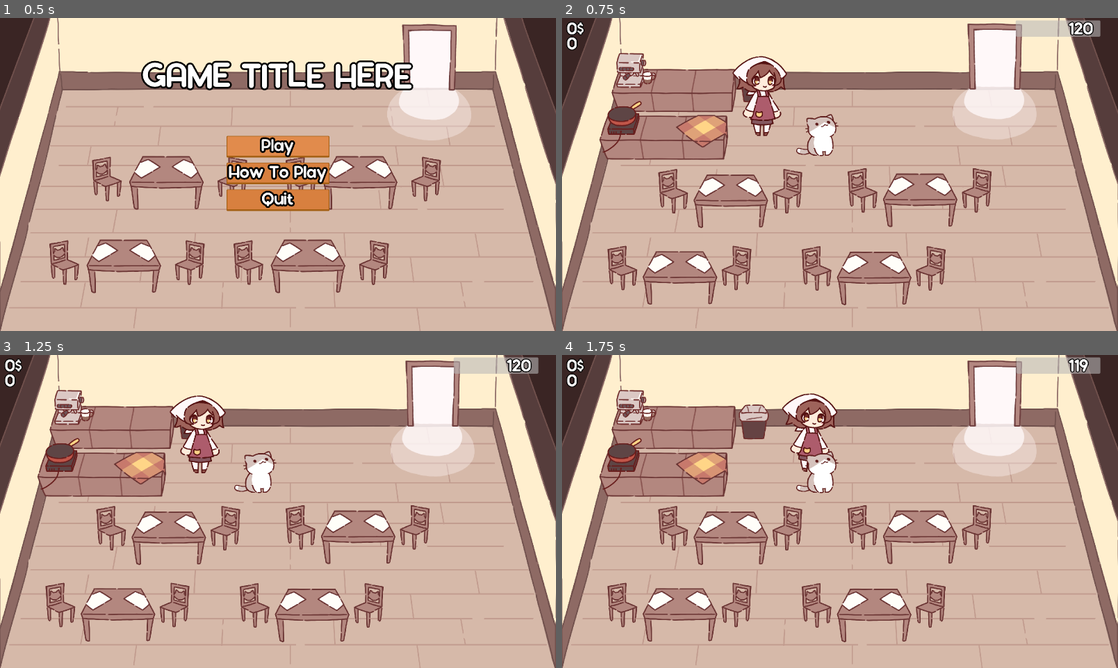
Above: before the commit, frames 1-4 (two rows, left to right).
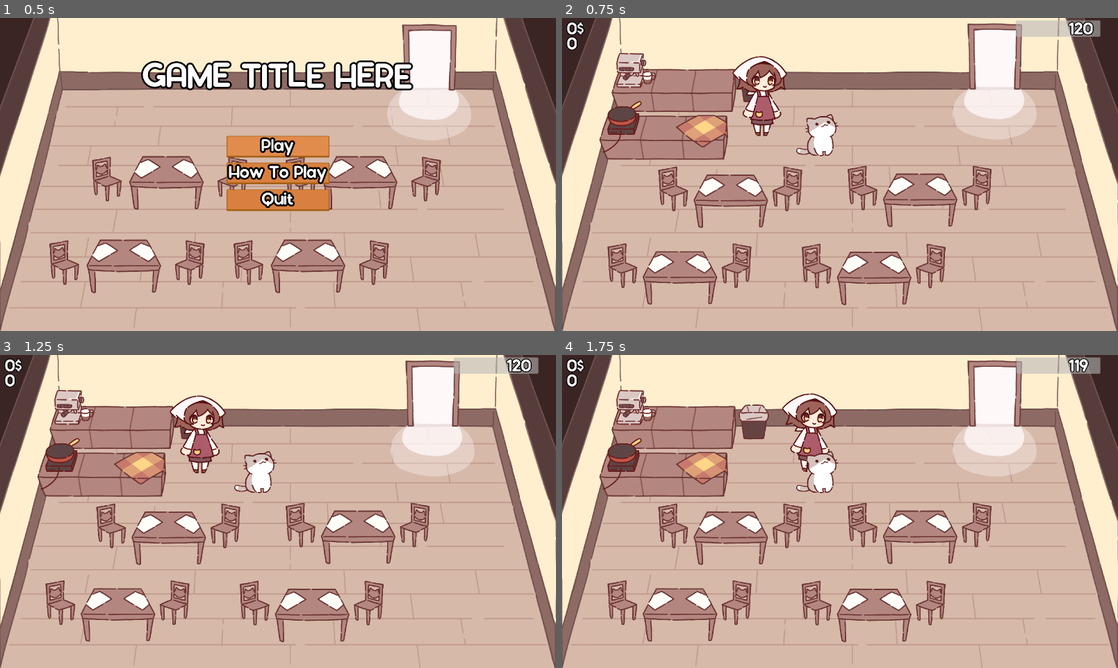
Above: after the commit, the same moments.

Repository: NuTrynity/Little-Cat-Cafe
Game: Godot game, scene res://Nodes/UI/main_menu.tscn
Two runs of this game, one before a commit and one after it. Both use one fixed random seed, a clock stepped at 60 frames per second and the inputs below.
Inputs:
- Up to frame 1 (0.5 s): no input
- Up to frame 2 (0.75 s): click "Play" at 0.5 s
- Up to frame 3 (1.25 s): no input
- Up to frame 4 (1.75 s): hold Right (move_right) from 1.28 s (still down); hold E (interact) from 1.28 s (still down)

Frame 1 is identical in both runs. In frame 2, 2.0% of the frame differs, in the area x 8-78%, y 47-88%; in frame 3, 2.0%; in frame 4, 2.0%.

Commit message:
reworked npc ai

Diff:
--- a/Nodes/CharacterNodes/cat.tscn
+++ b/Nodes/CharacterNodes/cat.tscn
@@ -1,7 +1,9 @@
-[gd_scene load_steps=4 format=3 uid="uid://p8f1yfir4e6i"]
+[gd_scene load_steps=6 format=3 uid="uid://p8f1yfir4e6i"]
 
 [ext_resource type="Script" path="res://Scripts/CharacterScripts/Cat.gd" id="1_g66q0"]
 [ext_resource type="Texture2D" uid="uid://bkkq5gfpken81" path="res://Sprites/placeholder sprites/cat.png" id="2_o7gnp"]
+[ext_resource type="PackedScene" uid="uid://djyfyi0mu4m38" path="res://Nodes/Components/ai_movement.tscn" id="3_ogy68"]
+[ext_resource type="Script" path="res://Scripts/CharacterScripts/cat_ai_movement.gd" id="4_mdvj5"]
 
 [sub_resource type="CapsuleShape2D" id="CapsuleShape2D_e0frg"]
 radius = 49.0
@@ -19,3 +21,7 @@
 [node name="CollisionShape2D" type="CollisionShape2D" parent="."]
 position = Vector2(2, -79)
 shape = SubResource("CapsuleShape2D_e0frg")
+
+[node name="AiMovement" parent="." instance=ExtResource("3_ogy68")]
+script = ExtResource("4_mdvj5")
+cat_speed = 150
--- a/Nodes/CharacterNodes/npc.tscn
+++ b/Nodes/CharacterNodes/npc.tscn
@@ -1,10 +1,11 @@
-[gd_scene load_steps=11 format=3 uid="uid://c4hs18f7bfaew"]
+[gd_scene load_steps=12 format=3 uid="uid://c4hs18f7bfaew"]
 
 [ext_resource type="Script" path="res://Scripts/CharacterScripts/NPC.gd" id="1_33mn1"]
 [ext_resource type="Resource" uid="uid://bgrjpjih4rwxy" path="res://CustomResources/PlayerMeal.tres" id="2_b2qht"]
 [ext_resource type="PackedScene" uid="uid://djyfyi0mu4m38" path="res://Nodes/Components/ai_movement.tscn" id="4_d7kkh"]
 [ext_resource type="PackedScene" uid="uid://838dejx73cqo" path="res://Nodes/Components/interation_area.tscn" id="4_h15ne"]
 [ext_resource type="PackedScene" uid="uid://c88ge1qvc6a8w" path="res://Nodes/CharacterNodes/npc_skin.tscn" id="6_axvpr"]
+[ext_resource type="Script" path="res://Scripts/CharacterScripts/npc_ai_movement.gd" id="6_txabj"]
 
 [sub_resource type="CircleShape2D" id="CircleShape2D_hfcr3"]
 radius = 329.038
@@ -73,7 +74,10 @@
 shape = SubResource("CapsuleShape2D_1m6fg")
 
 [node name="AiMovement" parent="." instance=ExtResource("4_d7kkh")]
-position = Vector2(0, -115)
+position = Vector2(0, -8)
+script = ExtResource("6_txabj")
+table_manager = null
+npc_speed = 150
 
 [connection signal="area_entered" from="ChairDetector" to="." method="_on_chair_detector_area_entered"]
 [connection signal="area_exited" from="ChairDetector" to="." method="_on_chair_detector_area_exited"]
--- a/Nodes/Components/ai_movement.tscn
+++ b/Nodes/Components/ai_movement.tscn
@@ -1,11 +1,9 @@
-[gd_scene load_steps=3 format=3 uid="uid://djyfyi0mu4m38"]
+[gd_scene load_steps=2 format=3 uid="uid://djyfyi0mu4m38"]
 
 [ext_resource type="Script" path="res://Scripts/CharacterScripts/ai_movement.gd" id="1_j3hws"]
-[ext_resource type="Resource" uid="uid://dmv8t52t4ridt" path="res://CustomResources/TableManager.tres" id="2_wxwdy"]
 
 [node name="AiMovement" type="Node2D"]
 script = ExtResource("1_j3hws")
-table_manager = ExtResource("2_wxwdy")
 
 [node name="NavigationAgent2D" type="NavigationAgent2D" parent="."]
 path_postprocessing = 1
--- a/Nodes/ObjectNodes/chair.tscn
+++ b/Nodes/ObjectNodes/chair.tscn
@@ -1,6 +1,7 @@
-[gd_scene load_steps=3 format=3 uid="uid://dnd12bkaloh6i"]
+[gd_scene load_steps=4 format=3 uid="uid://dnd12bkaloh6i"]
 
 [ext_resource type="Texture2D" uid="uid://crdkoctbxuy1v" path="res://Sprites/chair.png" id="1_aik5b"]
+[ext_resource type="Script" path="res://Scripts/ObjectScripts/sit_area.gd" id="1_ijgn8"]
 
 [sub_resource type="RectangleShape2D" id="RectangleShape2D_rd7n2"]
 size = Vector2(50, 34)
@@ -10,11 +11,13 @@
 [node name="Chair" type="Sprite2D" parent="."]
 position = Vector2(10, -102)
 texture = ExtResource("1_aik5b")
+offset = Vector2(0, -11.145)
 
 [node name="SitArea" type="Area2D" parent="." groups=["chair"]]
-position = Vector2(-1, -81)
+position = Vector2(-1, -24)
 collision_layer = 4
 collision_mask = 4
+script = ExtResource("1_ijgn8")
 
 [node name="Area" type="CollisionShape2D" parent="SitArea"]
 position = Vector2(1, 0)
--- a/Nodes/ObjectNodes/table.tscn
+++ b/Nodes/ObjectNodes/table.tscn
@@ -25,13 +25,14 @@
 flip_h = true
 
 [node name="SitArea" parent="chair2" index="1"]
-position = Vector2(17, -81)
+position = Vector2(30, 0)
 
 [node name="chair1" parent="." instance=ExtResource("3_c5wbs")]
 position = Vector2(251, 1)
 
 [node name="SitArea" parent="chair1" index="1"]
-position = Vector2(17, -81)
+position = Vector2(-9, 0)
+facing_left = true
 
 [editable path="chair2"]
 [editable path="chair1"]
--- a/Scripts/CharacterScripts/Cat.gd
+++ b/Scripts/CharacterScripts/Cat.gd
@@ -6,13 +6,13 @@
 
 
 func _ready():
-
 #	for i in range(30):
 #		var point = choose_random_point()
 #		var food = meal.instantiate() as Node2D
 #		get_tree().get_root().add_child(food)
 #		food.global_position = point
 	pass
+
 
 func choose_random_point() -> Vector2:
 	var rng = RandomNumberGenerator.new()
@@ -25,7 +25,6 @@
 	for vertex in polygon_idx:
 		polygon_array.append(all_vertices[vertex])
 
-	var randomPointClass = load("res://Scripts/PolygonRandomPointGenerator.gd")
 	var randomPoint = PolygonRandomPointGenerator.new(polygon_array)
 
 	return randomPoint.get_random_point()
--- a/Scripts/CharacterScripts/NPC.gd
+++ b/Scripts/CharacterScripts/NPC.gd
@@ -8,12 +8,13 @@
 @onready var pivot : Node2D = $NPCSkin
 @onready var start_scale : Vector2 = pivot.scale
 @onready var animations = $NPCSkin/NPCAnimations
-@onready var npc_sprite = $NPCSkin/NPCSprite
+@onready var npc_sprite = $NPCSkin/NPCSprite as Sprite2D
 @onready var meal_want = $NPCSkin/MealWanted
 @onready var interact_area = $InteractionArea
 @onready var patience_bar = $Patience
 @onready var patience_timer = Timer.new()
 @onready var eat_timer = Timer.new()
+@onready var aiMvt := $AiMovement as NpcAiMovement
 
 var meal_i_want : int
 var can_be_interacted : bool = false
@@ -22,20 +23,27 @@
 
 var current_meal : Node2D = null
 
+enum State {APPROACH, IDLE, ACT, LEAVE}
+var state := State.IDLE as State
+
 func _ready():
 	patience_bar.max_value = patience
+	patience_bar.global_position.y -= 64
+	patience_bar.hide()
+
 	interact_area.interact = Callable(self, "_on_player_give_meal")
-	patience_bar.global_position.y -= 64
+	interact_area.monitoring = false
+
+	npc_sprite.flip_h = false
+
 	meal_want.hide()
-
-	patience_timer_setup()
-
 	meal_i_want = player_resources.randomize_meal_index()
 	if meal_i_want == 0:
 		meal_want.texture = load("res://Sprites/omurice.png")
 	elif meal_i_want == 1:
 		meal_want.texture = load("res://Sprites/cat_latte.png")
 
+'''
 func _physics_process(_delta : float) -> void:
 	patience_bar.value = patience
 
@@ -44,7 +52,7 @@
 	else:
 		interact_area.monitoring = true
 	#NPC State Block
-	if is_sitting == true && not is_leaving:
+	if aiMvt.reached_target() && not is_leaving:
 		animations.play("sitting")
 		npc_sprite.texture = load("res://Sprites/customer sprites/customer1_sitting.png")
 	else:
@@ -55,6 +63,92 @@
 	if is_sitting == false:
 		if not is_zero_approx(velocity.x):
 			pivot.scale.x = sign(velocity.x) * start_scale.x
+'''
+
+func _physics_process(_delta : float) -> void:
+	match state:
+		# idle: deciding what to do
+		State.IDLE:
+			var find_target = aiMvt.find_and_pick_target()
+			if find_target != null:
+				aiMvt.makepath()
+				state = State.APPROACH
+
+		# approaching: going towards target
+		State.APPROACH:
+			aiMvt.approach_target()
+			walk_animation()
+
+			if aiMvt.reached_target():
+				state = State.ACT
+				aiMvt.target.npc_act_setup(self)
+
+		# acting: interacting with target, target should take control of the npc to decide what they're doing
+		State.ACT:
+			aiMvt.target.npc_act(self)
+			# target sets the state to LEAVE
+
+		# leaving: npc is approaching door
+		State.LEAVE:
+			aiMvt.approach_target()
+			walk_animation()
+
+
+func sit_area_act_setup():
+	patience_timer_setup()
+	patience_bar.value = patience
+	patience_timer.start()
+	patience_bar.show()
+	meal_want.show()
+	interact_area.monitoring = true
+
+func sit_area_act():
+	sit_animation()
+
+func sit_area_leave():
+	state = State.LEAVE
+	aiMvt.goto_exit()
+	leaving.emit()
+	patience_bar.hide()
+	meal_want.hide()
+	interact_area.monitoring = false
+
+# ends sit_area action
+func _on_meal_finished():
+	current_meal.queue_free()
+	current_meal = null
+	aiMvt.target.npc_leave(self)
+
+func _on_timer_timeout():
+	patience -= 1
+	patience_bar.value = patience
+
+	# ends sit_area action
+	if patience_bar.value <= 0:
+		patience_timer.stop()
+		aiMvt.target.npc_leave(self)
+
+# used by targets to tell npc to leave
+func set_leave_state():
+	state = State.LEAVE
+
+func walk_animation():
+	animations.play("walking")
+	if velocity.x > 0:
+		npc_sprite.flip_h = true
+	else:
+		npc_sprite.flip_h = false
+	npc_sprite.texture = load("res://Sprites/customer sprites/customer1_standing.png")
+
+func sit_animation():
+	animations.play("sitting")
+	npc_sprite.texture = load("res://Sprites/customer sprites/customer1_sitting.png")
+
+	var sit_area = aiMvt.target as SitArea
+	if sit_area.facing_left:
+		npc_sprite.flip_h = false
+	else:
+		npc_sprite.flip_h = true
 
 func patience_timer_setup():
 	add_child(patience_timer)
@@ -65,15 +159,9 @@
 	add_child(eat_timer)
 	eat_timer.one_shot = true
 	eat_timer.wait_time = 5
-	eat_timer.connect("timeout", on_meal_finished)
-
-func _on_timer_timeout():
-	patience -= 1
-
-	if patience_bar.value <= 0:
-		patience_timer.stop()
-		leaving.emit()
-		is_leaving = true
+	eat_timer.connect("timeout", _on_meal_finished)
+
+
 
 func _on_player_give_meal():
 	if GlobalScript.inventory[meal_i_want]["count"] > 0:
@@ -82,7 +170,7 @@
 		patience_bar.hide()
 		meal_want.hide()
 		eat_timer.start()
-		can_be_interacted = false
+		interact_area.monitoring = false
 
 		GlobalScript.inventory[meal_i_want]["count"] -= 1
 		player_resources.money += GlobalScript.meal_types[meal_i_want]["price"]
@@ -92,16 +180,13 @@
 	meal.get_parent().remove_child(meal)
 	add_child(meal)
 	meal.global_position = self.global_position
-	meal.position.y -= 94
+	meal.position.y -= 100
+	meal.position.x += 100
 	current_meal = meal
 
-func on_meal_finished():
-	leaving.emit()
-	is_leaving = true
-
-	current_meal.queue_free()
-	current_meal = null
-
+
+
+'''
 func _on_chair_detector_area_entered(area):
 	if area.is_in_group("chair"):
 		is_sitting = true
@@ -116,8 +201,9 @@
 		can_be_interacted = false
 		meal_want.hide()
 		patience_timer.stop()
+'''
 
 func _on_leave_detector_area_entered(area):
 	if area.is_in_group("LeaveArea"):
-		if is_leaving:
+		if state == State.LEAVE:
 			queue_free()
--- a/Scripts/CharacterScripts/ai_movement.gd
+++ b/Scripts/CharacterScripts/ai_movement.gd
@@ -1,40 +1,23 @@
 extends Node2D
+class_name AiMovement
 
-@export var table_manager : TableManager
-@export var speed : int = 150
+@export var speed : int
 
-# TODO: replace this line later
-@onready var target = get_tree().get_root().get_node("scene_0/Table" + str(table_manager.table_num) +  "/chair" + str(table_manager.chair_num) + "/SitArea") as Node2D
-@onready var door = get_tree().get_root().get_node("scene_0/Door")
+@onready var target : Node2D
 
-@onready var npc = self.get_parent() as CharacterBody2D
+@onready var body := get_parent() as CharacterBody2D
 @onready var nav_agent := $NavigationAgent2D as NavigationAgent2D
 
-func _ready():
-	npc.leaving.connect(goto_exit)
-	makepath()
 
-func _physics_process(_delta: float) -> void:
+# call in process
+func approach_target():
 	var dir = to_local(nav_agent.get_next_path_position()).normalized()
-	npc.velocity = dir * speed
+	body.velocity = dir * speed
+	# if nav_agent.distance_to_target() > 4:
+	body.move_and_slide()
 
-	if nav_agent.distance_to_target() > 4:
-		npc.move_and_slide()
-
-#	var target_position = Vector2(target.global_position.x, target.global_position.y+100)
-#	var distance = npc.global_position.distance_to(target_position)
-#	if distance > 5:
-#		var dir = ( target_position - npc.global_position ).normalized()
-#		npc.velocity = dir * speed
-#		npc.move_and_slide()
+func reached_target() -> bool:
+	return nav_agent.distance_to_target() <= 4
 
 func makepath() -> void:
 	nav_agent.target_position = target.global_position
-
-func goto_exit():
-	target = door
-	makepath()
-
-func _on_timer_timeout():
-	pass
-#	makepath()
--- /dev/null
+++ b/Scripts/CharacterScripts/cat_ai_movement.gd
@@ -0,0 +1,9 @@
+extends AiMovement
+
+@export var cat_speed : int = 150
+
+func _ready():
+	speed = cat_speed
+
+func _on_timer_timeout():
+	pass
--- /dev/null
+++ b/Scripts/CharacterScripts/npc_ai_movement.gd
@@ -0,0 +1,34 @@
+extends AiMovement
+class_name NpcAiMovement
+
+@export var table_manager : TableManager
+@export var npc_speed : int = 150
+@onready var door = get_tree().get_root().get_node("scene_0/Door")
+
+func _ready():
+	speed = npc_speed
+
+func goto_exit():
+	target = door
+	makepath()
+
+# tries to find a target, returns null if there is none
+func find_and_pick_target():
+	var chair = pick_chair()
+	if chair != null:
+		target = chair
+		return chair
+
+	# can put other activities here (ex. going to cat-petting area)
+
+	return null
+
+# returns a sit_area node, returns null if no chairs are available
+func pick_chair() -> Node2D:
+	var sit_areas = get_tree().get_nodes_in_group("chair")
+
+	for sit_area in sit_areas:
+		if !sit_area.is_targeted():
+			sit_area.set_targeted(get_parent())
+			return sit_area
+	return null
--- a/Scripts/ObjectScripts/meal_template.gd
+++ b/Scripts/ObjectScripts/meal_template.gd
@@ -22,7 +22,7 @@
 		#interact_area.monitorable = false
 		#interact_area.monitoring = false
 
-func give_meal():
+func give_meal(obj):
 	if picked_up == true:
 		player_resources.carry_amt -= 1
 		queue_free()
--- /dev/null
+++ b/Scripts/ObjectScripts/sit_area.gd
@@ -0,0 +1,34 @@
+extends Node2D
+class_name SitArea
+
+@export var facing_left : bool
+
+# chair vars
+var targeted : bool = false
+var npc : Node2D = null
+
+
+func set_targeted(npc: Node2D):
+	npc = npc
+	targeted = true
+
+func set_untargeted():
+	npc = null
+	targeted = false
+
+func is_targeted() -> bool:
+	return targeted
+
+# called once when going from IDLE to ACT
+func npc_act_setup(npc):
+	set_targeted(npc)
+	npc.sit_area_act_setup()
+
+# call in process
+func npc_act(npc):
+	npc.sit_area_act()
+
+func npc_leave(npc):
+	set_untargeted()
+	npc.set_leave_state()
+	npc.sit_area_leave()
